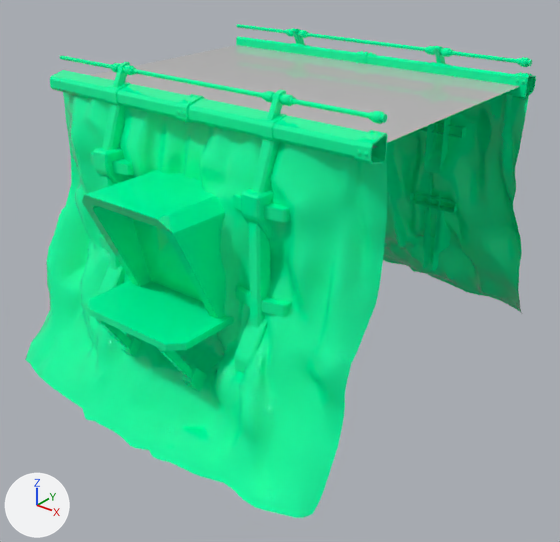
A saved change to the FBX model Assets/Game/Art/Environment/Tracks/World_2/Geometry/Track_01_1.fbx.
Both versions are drawn from a 50 mm lens placed at (38.8, -49.7, 13.7), pointed at (0.9, -2.4, -15.7). The lights are fixed; the arrows at lower left show +X, +Y and +Z. The first picture is the older version. Objects named as collision shapes, trigger or cutter boxes, shadow casters or lower levels of detail are left out. Where no turn or scale is listed for an object, it has been applied to the vertices.

Names of what the first picture shows: 'Road_001', 'Side_Rock_001'.
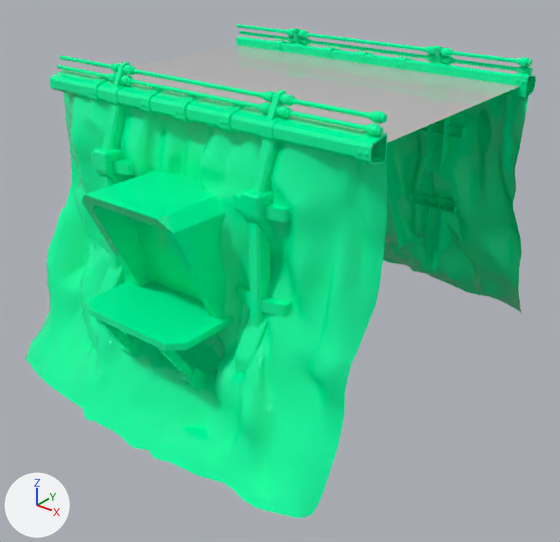
Where the change shows, as pixel boxes (x1, y1, x2, y2) in the pictures (560 x 542 px):
part 1 of me_mesh, added (green)
    after: (130, 79, 260, 109)
part 2 of me_mesh, added
    after: (365, 123, 384, 136)
part 3 of me_mesh, added
    after: (452, 59, 519, 71)
part 4 of me_mesh, added
    after: (239, 31, 288, 41)
part 5 of me_mesh, added
    after: (139, 88, 166, 114)
part 6 of me_mesh, added
    after: (322, 47, 341, 59)
part 7 of me_mesh, added
    after: (87, 78, 109, 102)
part 8 of me_mesh, built on
    before: (356, 51, 376, 64)
    after: (273, 36, 454, 69)
part 9 of me_mesh, built on
    before: (176, 94, 205, 123)
    after: (57, 65, 366, 132)
part 10 of me_mesh, added
    after: (518, 66, 533, 74)

What the commit changed:
me_mesh is used by ob_side_rock_001; location (0.0, 0.0, 0.0).
me_mesh had 7804 vertices, 14184 faces and spanned x -15.8..15.8, y -20.2..20.2, z -23.7..2.3.
me_mesh now has 10412 vertices, 18364 faces and spans x -15.8..15.8, y -20.2..20.2, z -23.7..2.3.
me_mesh part 1: the loose piece of 16 vertices spanning x -6.3..6.3, y 10.6..10.9, z 1.7..2.0 is copied, and the copy is mirrored in y about its middle, then moved by (0.0, -21.8, -0.7); it spans x -6.3..6.3, y -11.2..-10.9, z 1.0..1.3.
me_mesh part 2: the loose piece of 112 vertices spanning x 14.5..15.5, y -11.1..-10.4, z 1.5..2.2 is copied, and the copy is moved by (0.0, -0.4, -0.7); it spans x 14.5..15.5, y -11.4..-10.7, z 0.8..1.5.
me_mesh part 3: the loose piece of 16 vertices spanning x 8.7..15.0, y 10.6..10.9, z 1.7..2.0 is copied, and the copy is mirrored in x about its middle, then moved by (0.0, 0.3, -0.7); it spans x 8.7..15.0, y 10.9..11.2, z 1.0..1.3.
me_mesh part 4: the loose piece of 16 vertices spanning x -15.0..-8.7, y 10.6..10.9, z 1.7..2.0 is copied, and the copy is mirrored in x about its middle, then moved by (0.0, 0.3, -0.7); it spans x -15.0..-8.7, y 10.9..11.2, z 1.0..1.3.
me_mesh part 5: the loose piece of 32 vertices spanning x -0.5..0.5, y -12.2..-10.4, z -1.0..0.9 is copied, and the copy is moved by (-3.8, 0.0, 0.0); it spans x -4.3..-3.3, y -12.2..-10.4, z -1.0..0.9.
me_mesh part 6: the loose piece of 32 vertices spanning x -0.5..0.5, y 10.4..12.2, z -1.0..0.9 is copied, and the copy is moved by (-3.8, 0.0, 0.0); it spans x -4.3..-3.3, y 10.4..12.2, z -1.0..0.9.
me_mesh part 7: the loose piece of 32 vertices spanning x -0.5..0.5, y -12.2..-10.4, z -1.0..0.9 is copied, and the copy is moved by (-9.6, 0.0, 0.0); it spans x -10.1..-9.2, y -12.2..-10.4, z -1.0..0.9.
me_mesh part 8: 205 vertices moved from x -0.5..0.5, y 10.3..12.3, z -1.0..1.0 to x -0.5..4.5, y 10.3..12.3, z -1.0..1.0; 928 vertices added at x -10.1..8.7, y 10.3..12.3, z -1.0..1.5.
me_mesh part 9: 205 vertices moved from x -0.5..0.5, y -12.3..-10.3, z -1.0..1.0 to x -0.5..4.5, y -12.3..-10.3, z -1.0..1.0; 737 vertices added at x -15.0..15.0, y -12.3..-10.3, z -1.0..1.5.
me_mesh part 10: 112 vertices added at x 14.5..15.5, y 10.7..11.4, z 0.8..1.5.
Other edits to the shape of me_mesh do not show in these pictures.
